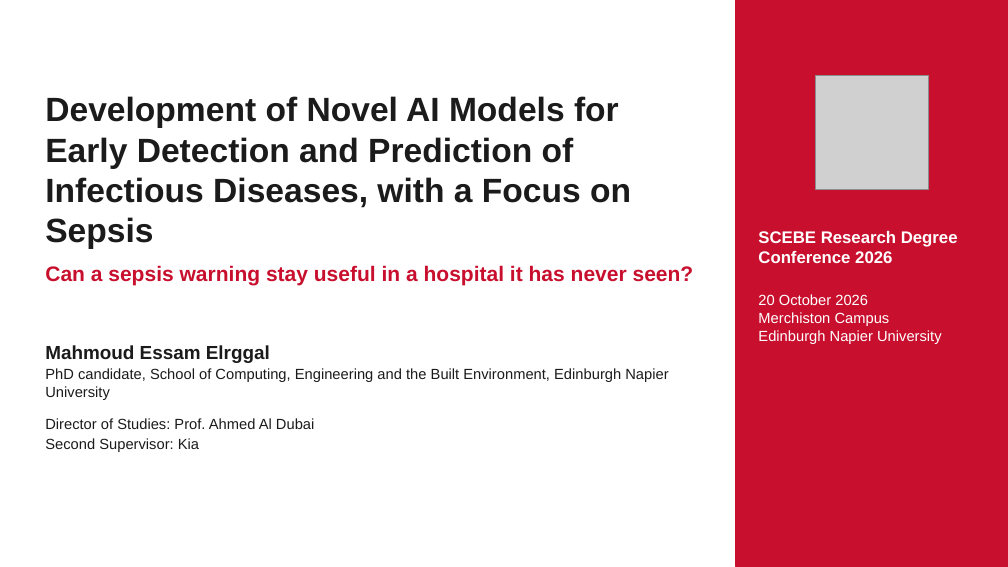
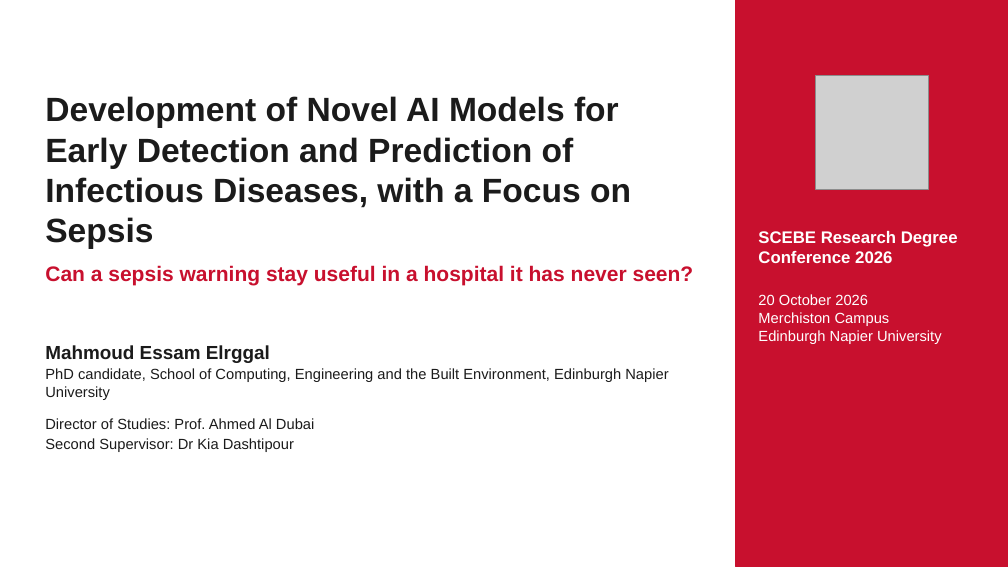
Before and after one commit to mahmoudddj/datasciencecoursera1, a slide deck: slide 1 of dev/presentation/Elrggal_Mahmoud_SCEBE2026.pptx. Drawn at 1008x567 pixels with LibreOffice and Linux fonts; fonts in the diff are those of the drawing; grey boxes stand for pictures. Boxes give left, top, right and bottom in pixels: in the first picture for what was removed or moved away, otherwise in the second. Text is boxed around its words. In the diff, an @@ line names an element or a change of style, - is before the commit and + after.

```diff
--- a/dev/presentation/Elrggal_Mahmoud_SCEBE2026.pptx
+++ b/dev/presentation/Elrggal_Mahmoud_SCEBE2026.pptx
@@ text at (x1=45, y1=438, x2=294, y2=452): text changed @@
-Second Supervisor: Kia
+Second Supervisor: Dr Kia Dashtipour
```
Also in this commit, not shown: 3 other slides changed, 5 other files.
